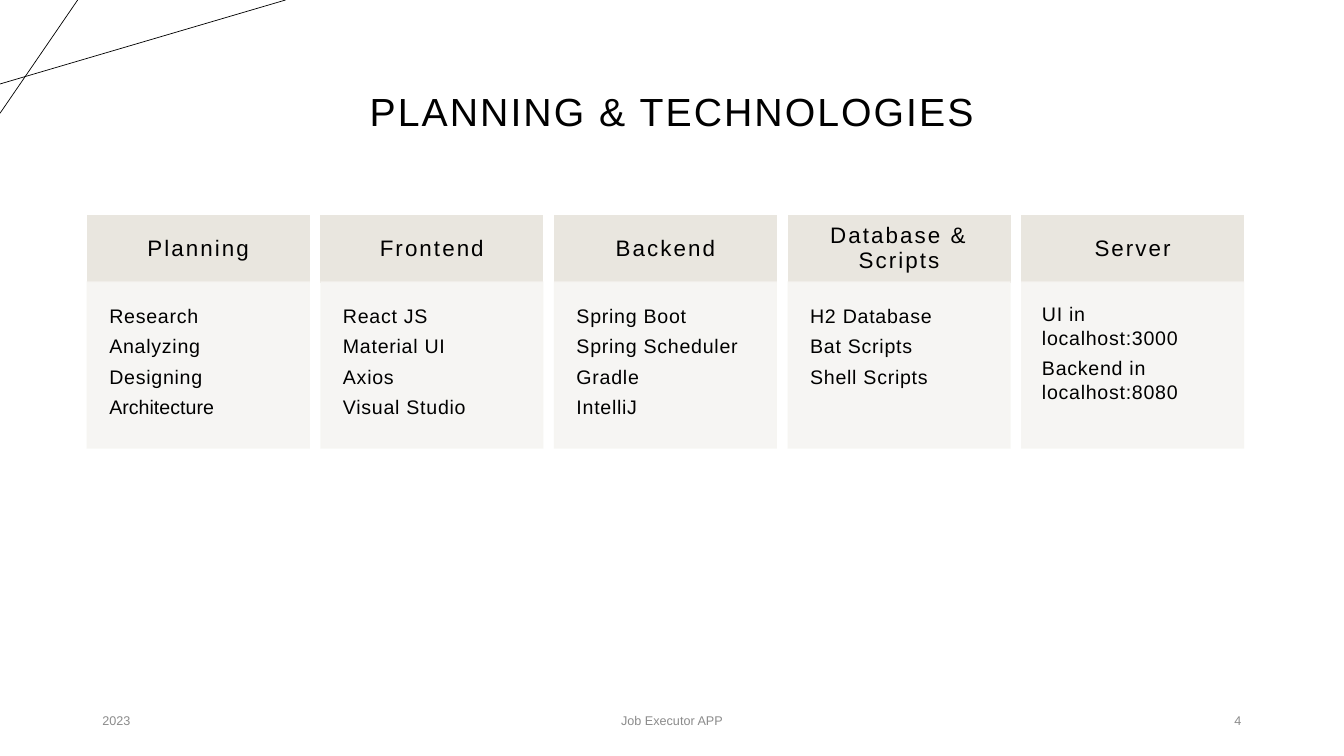
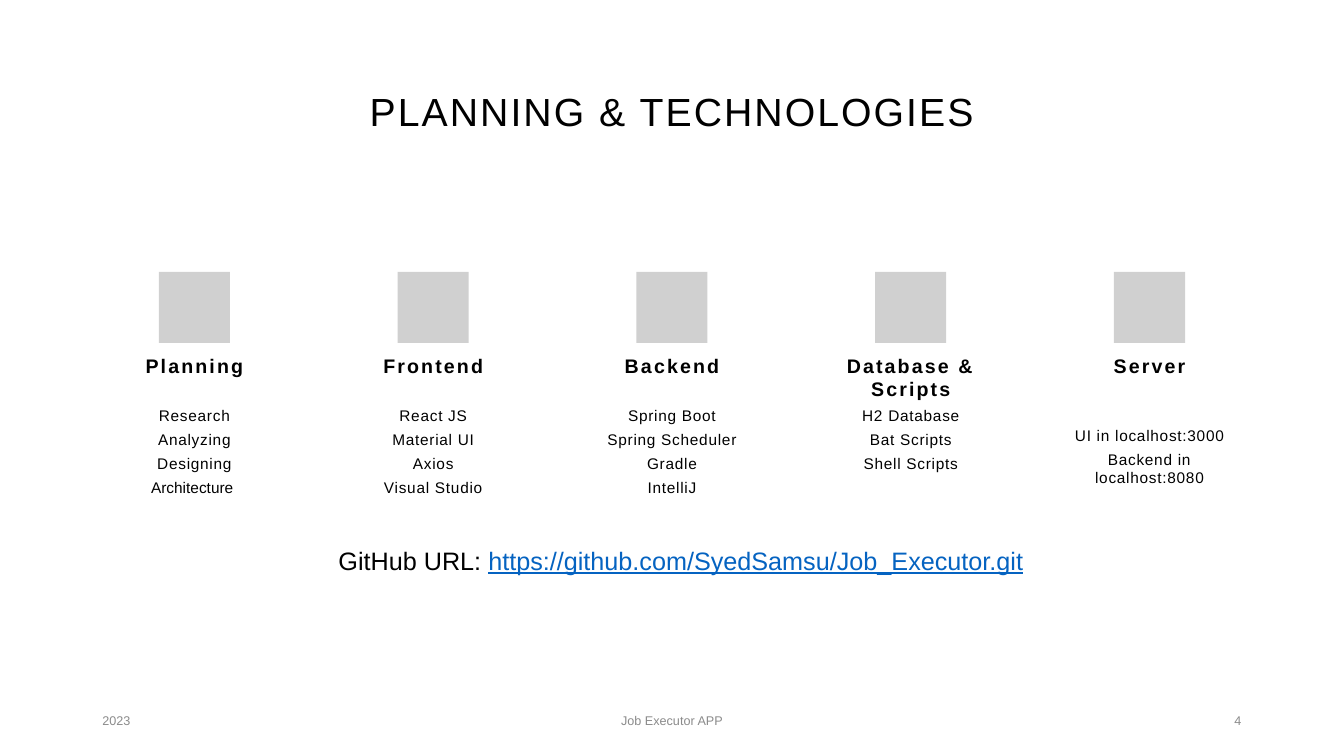
Before and after one commit to SyedSamsu/Job_Executor, a slide deck: slide 4 of Job_Executor.pptx. Drawn at 1344x756 pixels with LibreOffice and Linux fonts; fonts in the diff are those of the drawing; grey boxes stand for pictures. Boxes give left, top, right and bottom in pixels: in the first picture for what was removed or moved away, otherwise in the second. Text is boxed around its words. In the diff, an @@ line names an element or a change of style, - is before the commit and + after.

```diff
--- a/Job_Executor.pptx
+++ b/Job_Executor.pptx
@@ line removed from (0, 84) to (285, 0) @@
@@ line removed from (78, 0) to (0, 113) @@
@@ group removed at [88, 216, 1244, 449]: 10 rectangles @@
@@ group added at [159, 272, 1186, 344]: 5 pictures @@
@@ text "Planning": place and size @@
-text "Planning" at [147, 239, 248, 261]
+text "Planning" at [146, 358, 244, 377]
@@ text "Frontend": place and size @@
-text "Frontend" at [380, 239, 484, 257]
+text "Frontend" at [383, 358, 483, 374]
@@ text "Backend": place and size @@
-text "Backend" at [616, 239, 715, 257]
+text "Backend" at [625, 358, 719, 374]
@@ text "Database & Scripts": place and size @@
-text "Database & Scripts" at [830, 226, 940, 273]
+text "Database & Scripts" at [847, 358, 950, 400]
@@ size 16 to 14 pt, bold on; line spacing 0.9 to 1; vertical alignment middle to top in 5 elements at [383, 358, 483, 374], [146, 358, 244, 377], [625, 358, 719, 374], [847, 358, 950, 400], [1114, 359, 1186, 374] @@
@@ text "Server": place and size @@
-text "Server" at [1095, 240, 1171, 257]
+text "Server" at [1114, 359, 1186, 374]
@@ text "Research": place and size @@
-text "Research" at [109, 308, 214, 415]
+text "Research" at [151, 410, 233, 493]
@@ text "React JS": place and size @@
-text "React JS" at [343, 309, 465, 415]
+text "React JS" at [384, 410, 482, 493]
@@ text "Spring Boot": place and size @@
-text "Spring Boot" at [576, 308, 738, 415]
+text "Spring Boot" at [607, 410, 736, 493]
@@ text "H2 Database": place and size @@
-text "H2 Database" at [810, 308, 932, 388]
+text "H2 Database" at [862, 410, 959, 472]
@@ size 14 to 11 pt; alignment left to centre; less space between paragraphs in 5 elements at [384, 410, 482, 493], [151, 410, 233, 493], [607, 410, 736, 493], [862, 410, 959, 472], [1075, 430, 1224, 483] @@
@@ text "UI in localhost:3000": place and size @@
-text "UI in localhost:3000" at [1042, 306, 1178, 400]
+text "UI in localhost:3000" at [1075, 430, 1224, 483]
@@ text added at [338, 551, 1023, 575], 18 pt, text #0563C1, underline @@
+GitHub URL: https://github.com/SyedSamsu/Job_Executor.git
```
Also in this commit, not shown: 1 other slide changed.
